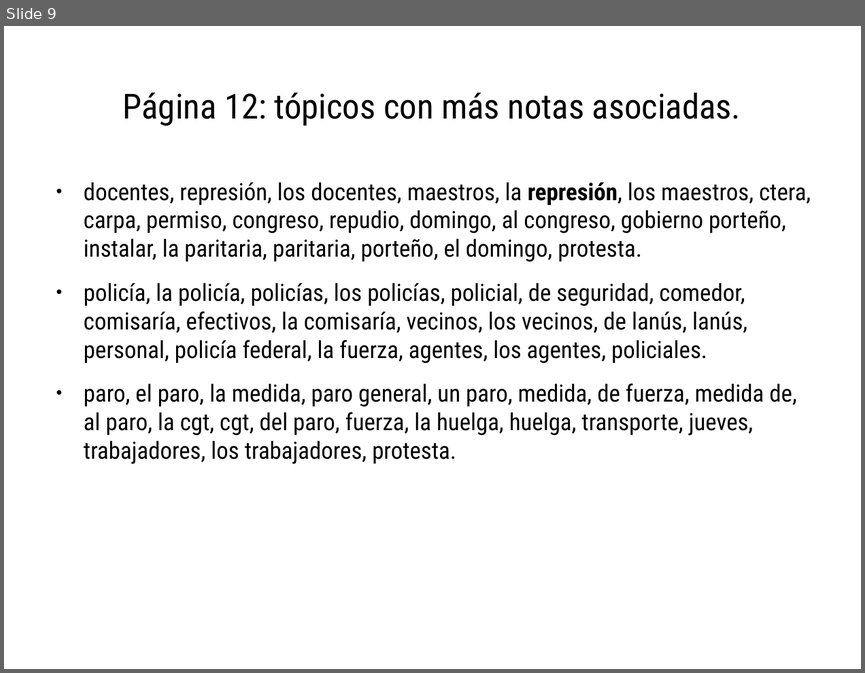
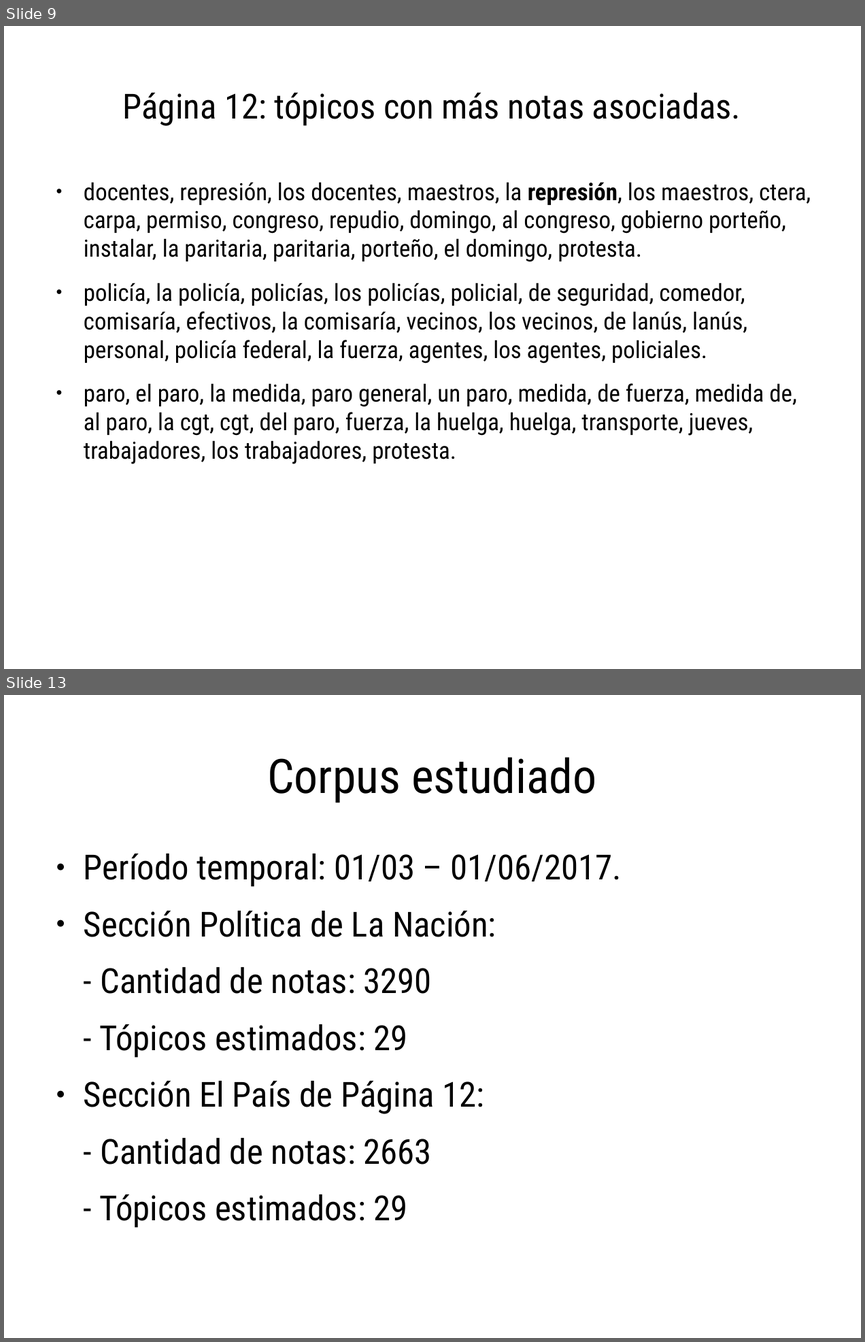
Before and after one commit to spinto88/Analisis_medios, a slide deck: Comparacion_agendas.odp. Shown one above the other, each under a label of ours: slide 9 before the commit, slides 9 and 13 after it; the slides between them are not shown. The pictures are 865x673 and 865x1342 pixels, drawn with LibreOffice and Linux fonts; fonts in the diff are those of the drawing. Boxes give left, top, right and bottom in pixels: in the first picture for what was removed or moved away, otherwise in the second. Text is boxed around its words. In the diff, an @@ line names an element or a change of style, - is before the commit and + after.

```diff
--- a/Comparacion_agendas.odp
+++ b/Comparacion_agendas.odp
@@ slide 13 added at (4,695,861,1338), background #FFFFFF @@
@@ title added at (267,757,597,803), 44 pt, text #000000 @@
+Corpus estudiado
@@ text added at (84,853,621,1227), 32 pt, text #000000 @@
+● Período temporal: 01/03 – 01/06/2017.
+● Sección Política de La Nación:
+- Cantidad de notas: 3290
+- Tópicos estimados: 29
+● Sección El País de Página 12:
+- Cantidad de notas: 2663
+- Tópicos estimados: 29
```
Also in this commit, not shown: 1 slide changed, 15 other slides added, 9 other files.
